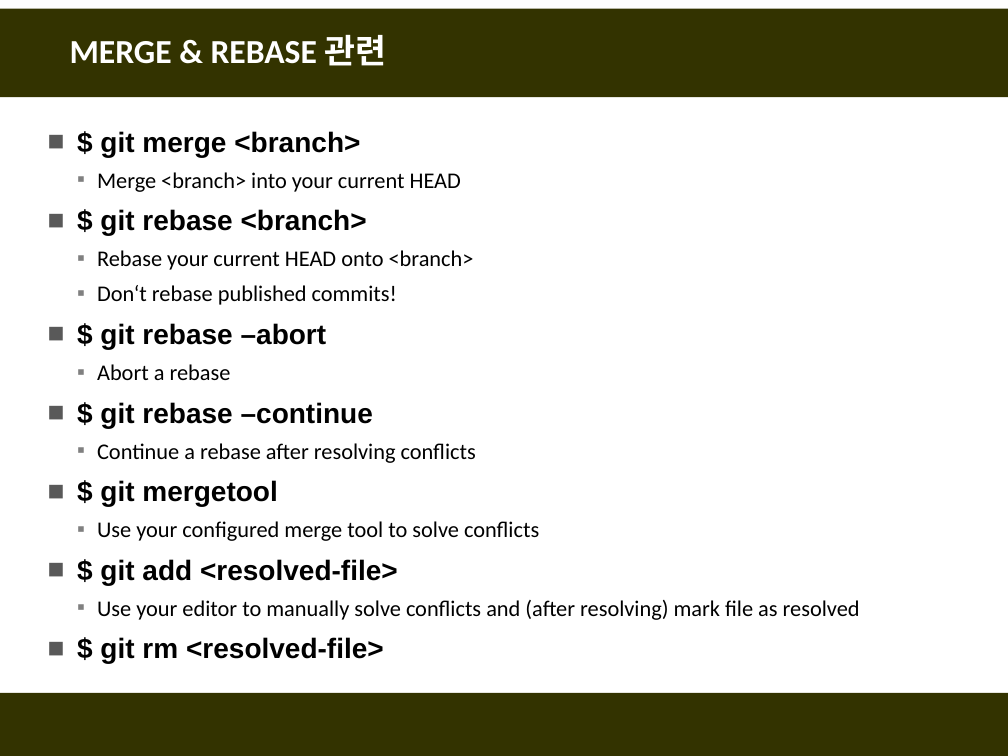
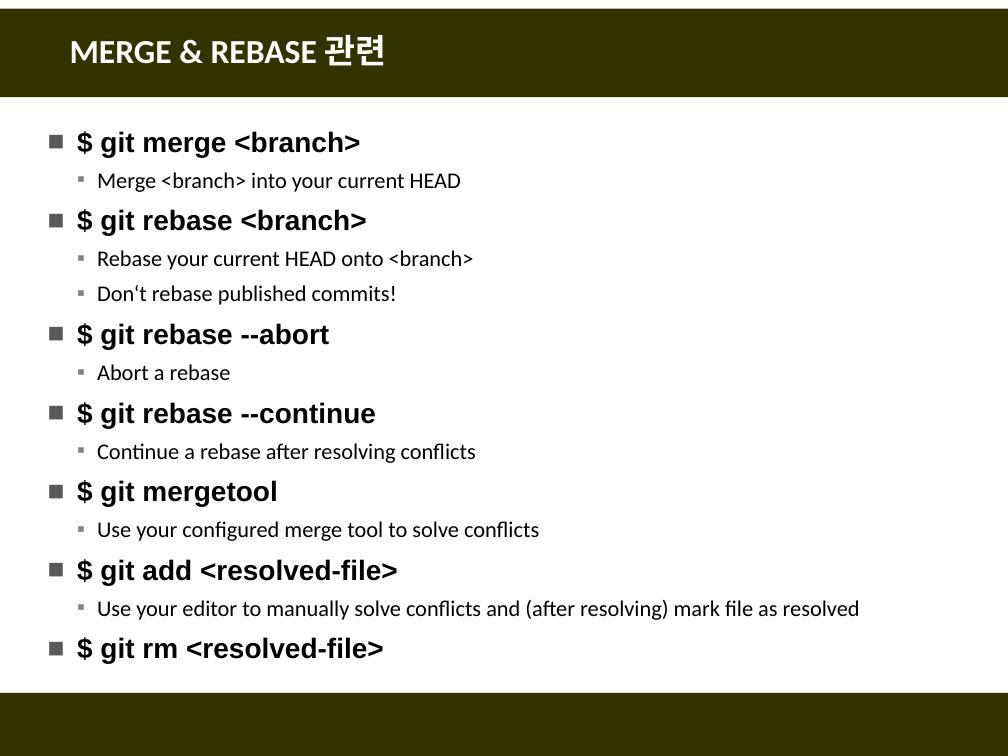
Before and after one commit to fasthill/github-lecture, a slide deck: slide 11 of git및github첫걸음11-명령어모음.pptx. Drawn at 1008x756 pixels with LibreOffice and Linux fonts; fonts in the diff are those of the drawing. Boxes give left, top, right and bottom in pixels: in the first picture for what was removed or moved away, otherwise in the second. Text is boxed around its words. In the diff, an @@ line names an element or a change of style, - is before the commit and + after.

```diff
--- a/git및github첫걸음11-명령어모음.pptx
+++ b/git및github첫걸음11-명령어모음.pptx
@@ text at (100,323,330,349): text changed @@
-■ $ git rebase –abort
+■ $ git rebase --abort
@@ text at (100,402,376,428): text changed @@
-■ $ git rebase –continue
+■ $ git rebase --continue
```
Also in this commit, not shown: 4 other slides changed.
